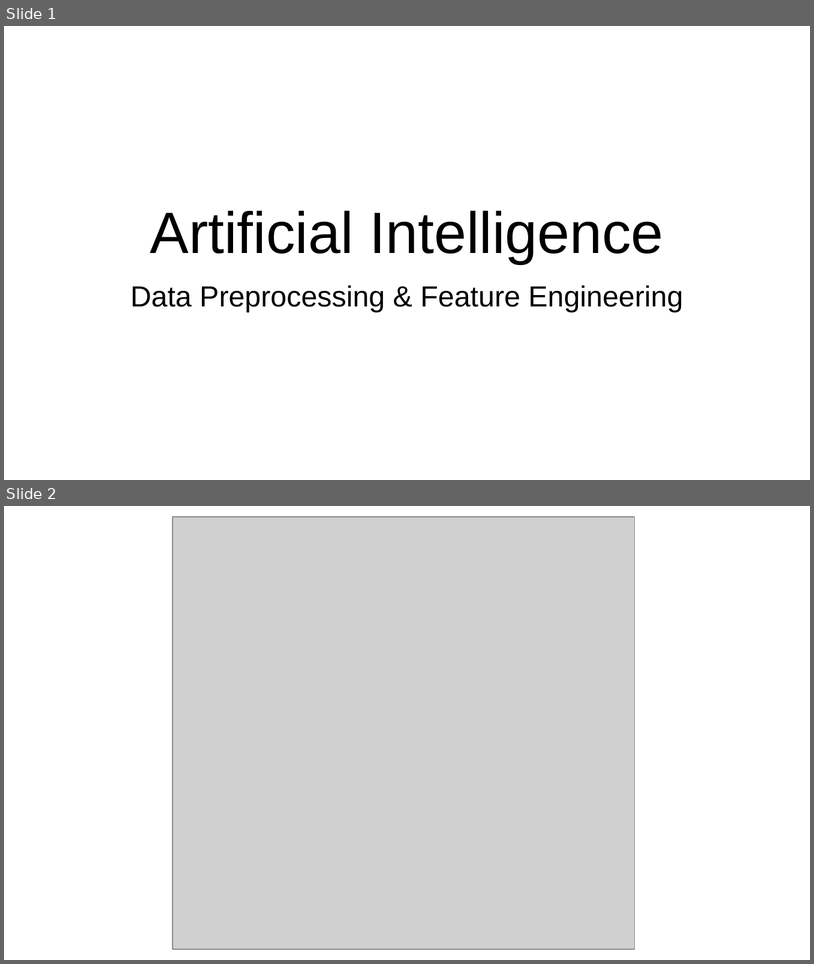
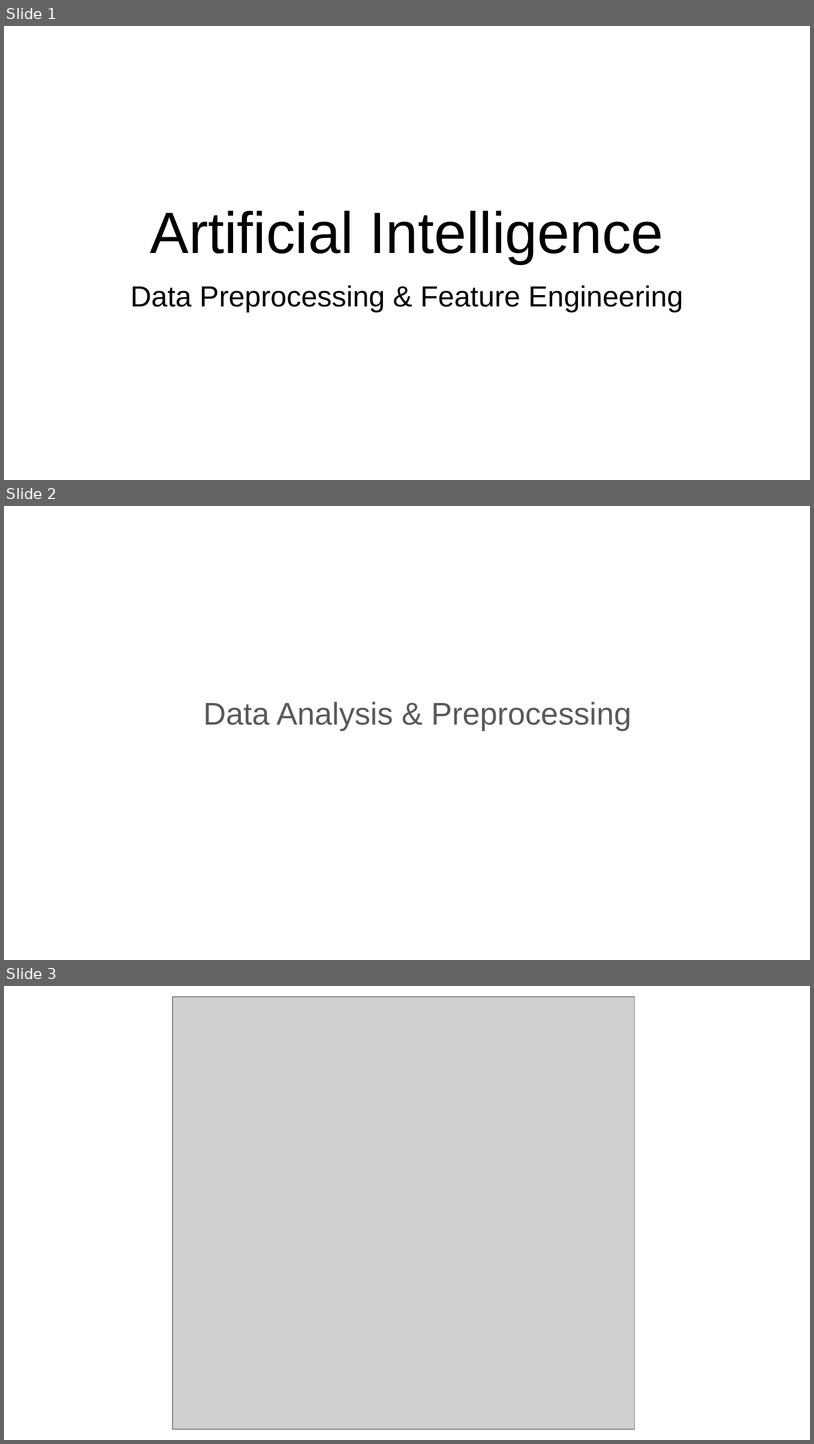
Before and after one commit to SameaSaeed/AI_Notes, a slide deck: 1-DataPreprocessing.pptx. Shown one above the other, each under a label of ours: slides 1 and 2 before the commit, slides 1, 2 and 3 after it. The pictures are 814x964 and 814x1444 pixels, drawn with LibreOffice and Linux fonts; fonts in the diff are those of the drawing; grey boxes stand for pictures. Boxes give left, top, right and bottom in pixels: in the first picture for what was removed or moved away, otherwise in the second. Text is boxed around its words. In the diff, an @@ line names an element or a change of style, - is before the commit and + after.

```diff
--- a/1-DataPreprocessing.pptx
+++ b/1-DataPreprocessing.pptx
@@ slide 2 added at [4, 506, 810, 960], background #FFFFFF @@
@@ subtitle added at [203, 702, 632, 730], 28 pt, text #595959 @@
+Data Analysis & Preprocessing
@@ what was slide 2 is now slide 3 @@
```
Also in this commit, not shown: 3 other slides added.
